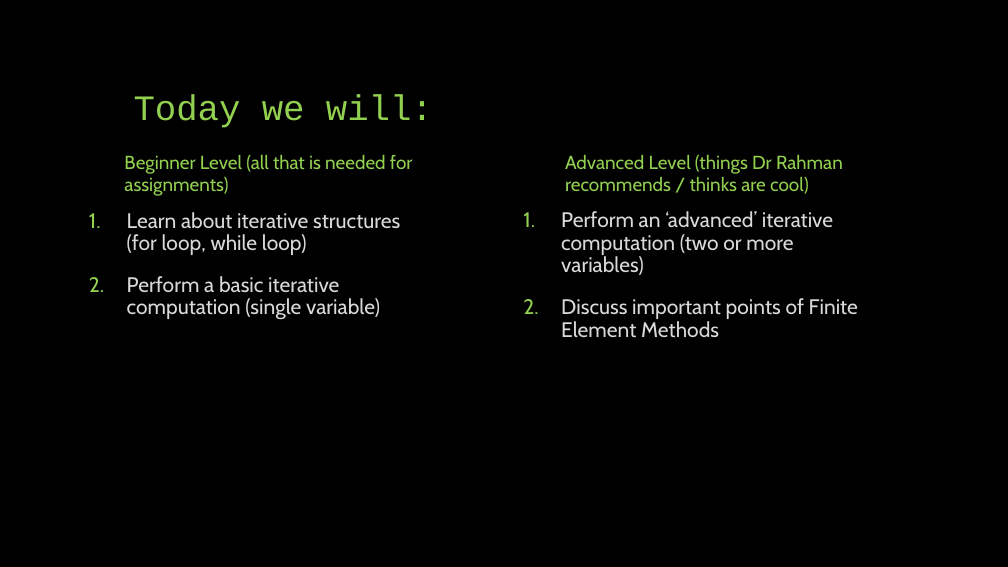
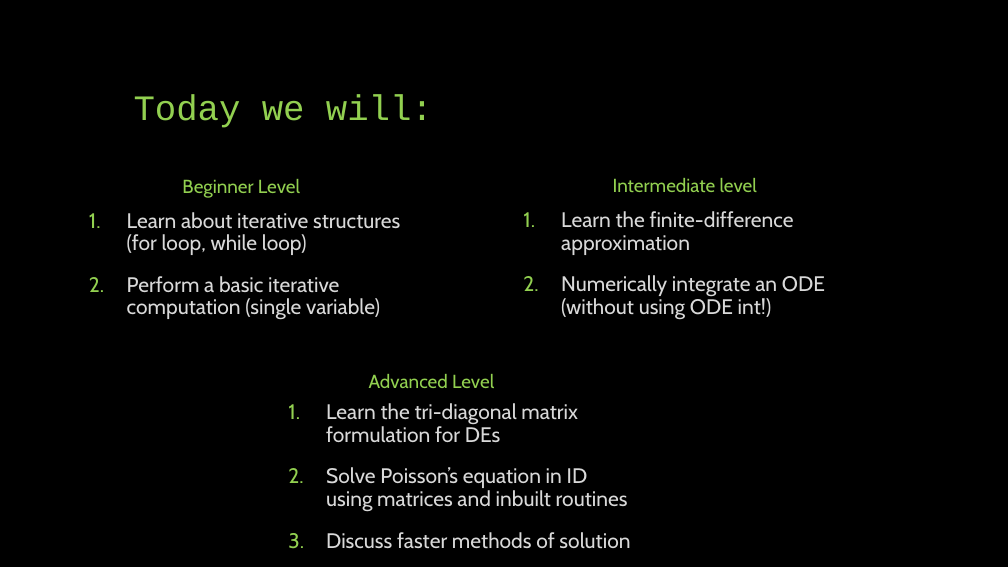
Before and after one commit to phys3112/Tutorials-2020, a slide deck: slide 2 of Tutorial 5 Iterative Methods/Tutorial 5 Presentation.pptx. Drawn at 1008x567 pixels with LibreOffice and Linux fonts; fonts in the diff are those of the drawing. Boxes give left, top, right and bottom in pixels: in the first picture for what was removed or moved away, otherwise in the second. Text is boxed around its words. In the diff, an @@ line names an element or a change of style, - is before the commit and + after.

Commit message:
Tutorial 5 'Finished'
Tutorial 5 is 'done', but I will make a better one for advanced following the upload of the lectures for Week 5.

```diff
--- a/Tutorial 5 Iterative Methods/Tutorial 5 Presentation.pptx
+++ b/Tutorial 5 Iterative Methods/Tutorial 5 Presentation.pptx
@@ text at (182,179,300,198): text changed @@
-Beginner Level (all that is needed for assignments)
+Beginner Level
@@ text added at (613,178,757,192), 18 pt, text #92D050 @@
+Intermediate level
@@ text at (561,211,825,320): text changed @@
-1. Perform an ‘advanced’ iterative computation (two or more variables)
-2. Discuss important points of Finite Element Methods
+1. Learn the finite-difference approximation
+2. Numerically integrate an ODE (without using ODE int!)
@@ text at (369,374,494,388): text changed @@
-Advanced Level (things Dr Rahman recommends / thinks are cool)
+Advanced Level
@@ text added at (326,403,630,549), 20 pt, text #D9D9D9 @@
+1. Learn the tri-diagonal matrix formulation for DEs
+2. Solve Poisson’s equation in ID using matrices and inbuilt routines
+3. Discuss faster methods of solution
```
Also in this commit, not shown: 1 other slide changed, 12 slides added, 2 slides removed, 1 other file.
